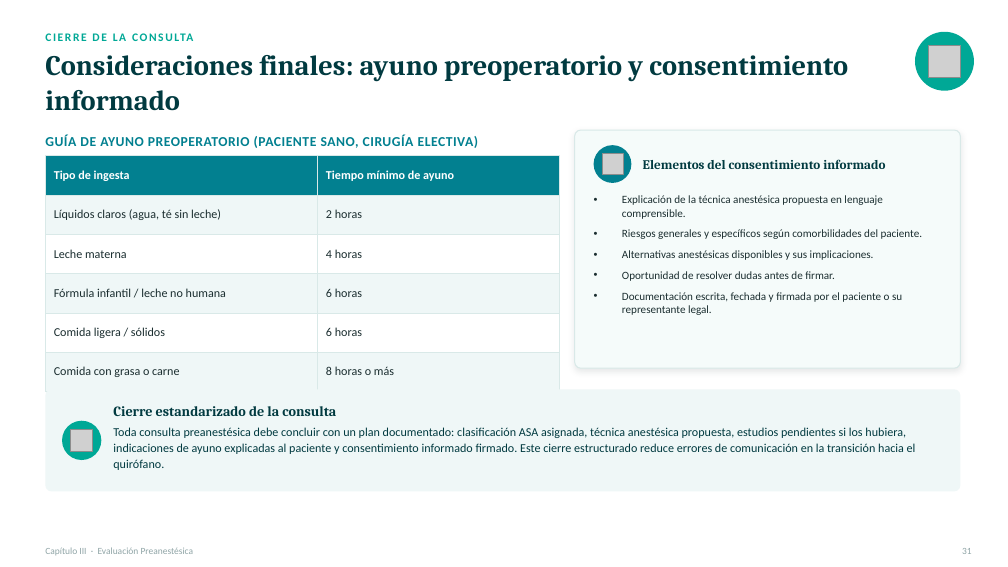
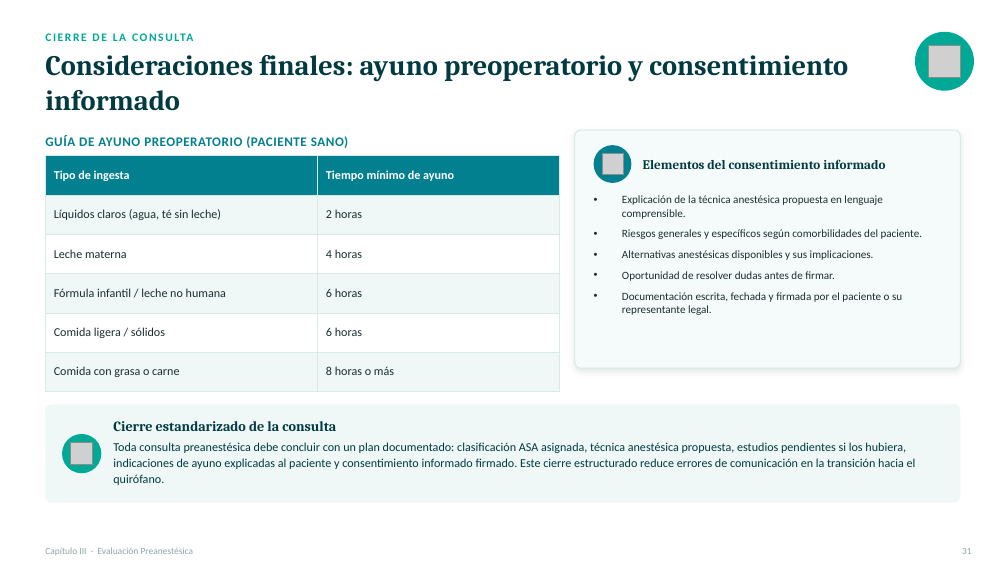
Before and after one commit to lestertavarezr/gpa-academy1, a slide deck: slide 32 of presentaciones/Capitulo_III_Evaluacion_Preanestesica.pptx. Drawn at 1008x567 pixels with LibreOffice and Linux fonts; fonts in the diff are those of the drawing; grey boxes stand for pictures. Boxes give left, top, right and bottom in pixels: in the first picture for what was removed or moved away, otherwise in the second. Text is boxed around its words. In the diff, an @@ line names an element or a change of style, - is before the commit and + after.

```diff
--- a/presentaciones/Capitulo_III_Evaluacion_Preanestesica.pptx
+++ b/presentaciones/Capitulo_III_Evaluacion_Preanestesica.pptx
@@ text at box(45, 135, 348, 148): text changed; size 13 to 12.5 pt @@
-GUÍA DE AYUNO PREOPERATORIO (PACIENTE SANO, CIRUGÍA ELECTIVA)
+GUÍA DE AYUNO PREOPERATORIO (PACIENTE SANO)
@@ rounded rectangle: place and size @@
-rounded rectangle at box(45, 389, 960, 492)
+rounded rectangle at box(45, 405, 960, 503)
@@ rounded rectangle at box(45, 405, 960, 503): proportions changed @@
@@ 2 texts, 1 ellipse: place and size @@
-2 texts, 1 ellipse at box(62, 406, 916, 470)
+2 texts, 1 ellipse at box(62, 421, 916, 485)
@@ picture: place and size @@
-picture at box(70, 430, 92, 451)
+picture at box(70, 442, 92, 464)
```
Also in this commit, not shown: 14 other slides changed.
